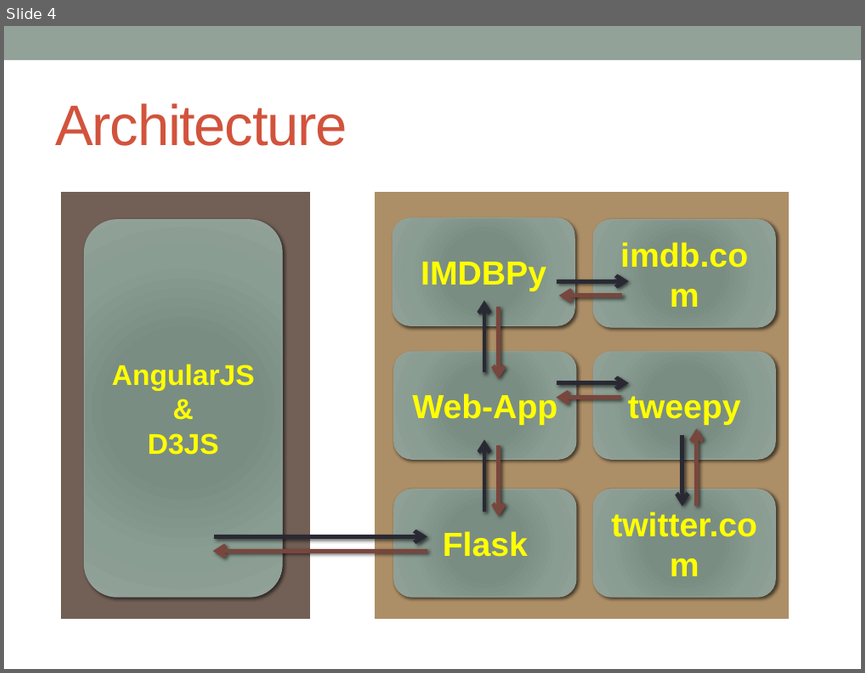
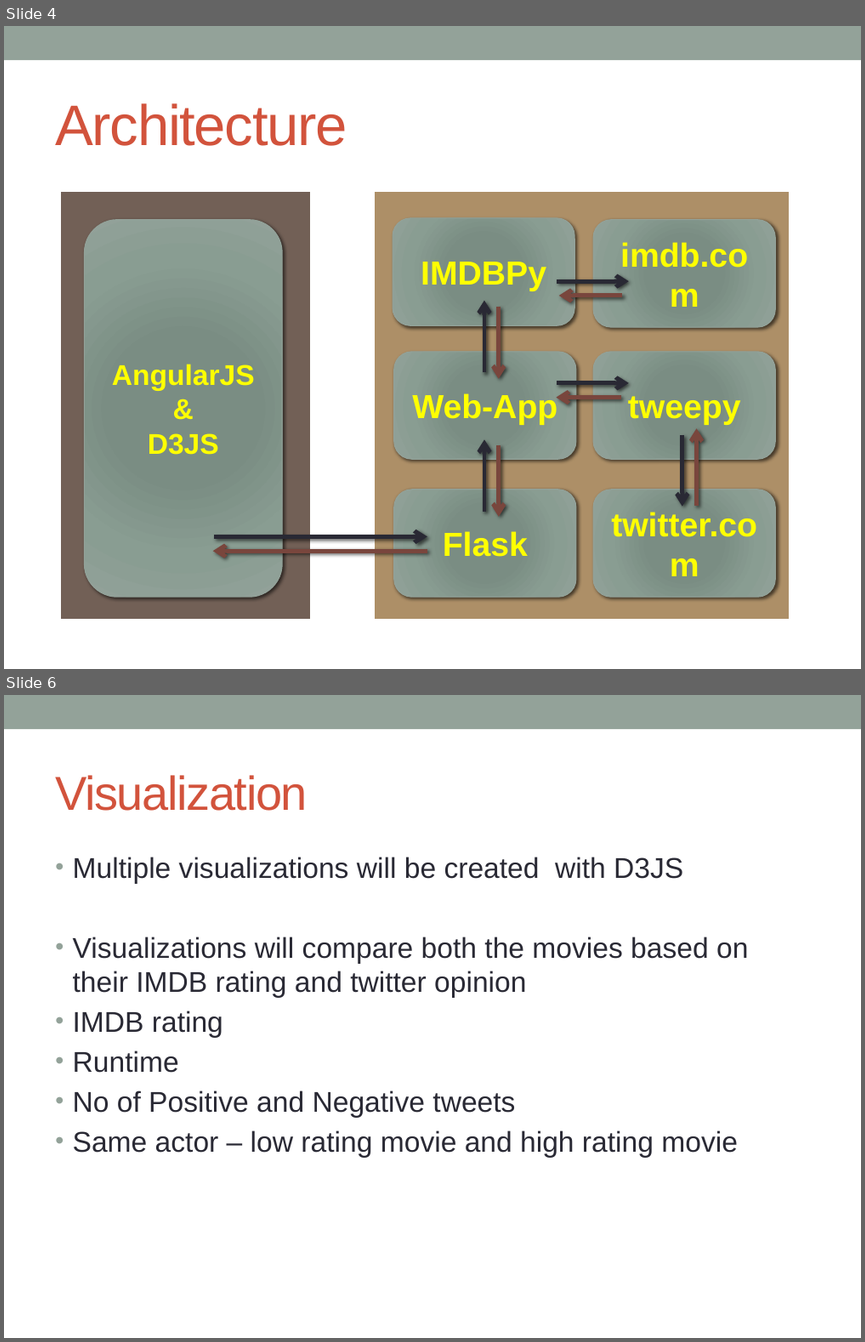
Before and after one commit to sumeshnb/6339Project, a slide deck: midterm_presentation.pptx. Shown one above the other, each under a label of ours: slide 4 before the commit, slides 4 and 6 after it; the slides between them are not shown. The pictures are 865x673 and 865x1342 pixels, drawn with LibreOffice and Linux fonts; fonts in the diff are those of the drawing. Boxes give left, top, right and bottom in pixels: in the first picture for what was removed or moved away, otherwise in the second. Text is boxed around its words. In the diff, an @@ line names an element or a change of style, - is before the commit and + after.

```diff
--- a/midterm_presentation.pptx
+++ b/midterm_presentation.pptx
@@ slide 6 added at box(4, 695, 861, 1338), background #FFFFFF; not listed: 1 template element that a slide beside it also shows @@
@@ title added at box(55, 775, 307, 811), 40 pt, text #D2533C @@
+Visualization
@@ text added at box(73, 857, 748, 1157), 24 pt, text #292934 @@
+• Multiple visualizations will be created with D3JS
+• Visualizations will compare both the movies based on their IMDB rating and twitter opinion
+• IMDB rating
+• Runtime
+• No of Positive and Negative tweets
+• Same actor – low rating movie and high rating movie
```
Also in this commit, not shown: 2 slides changed, 6 other slides added.
